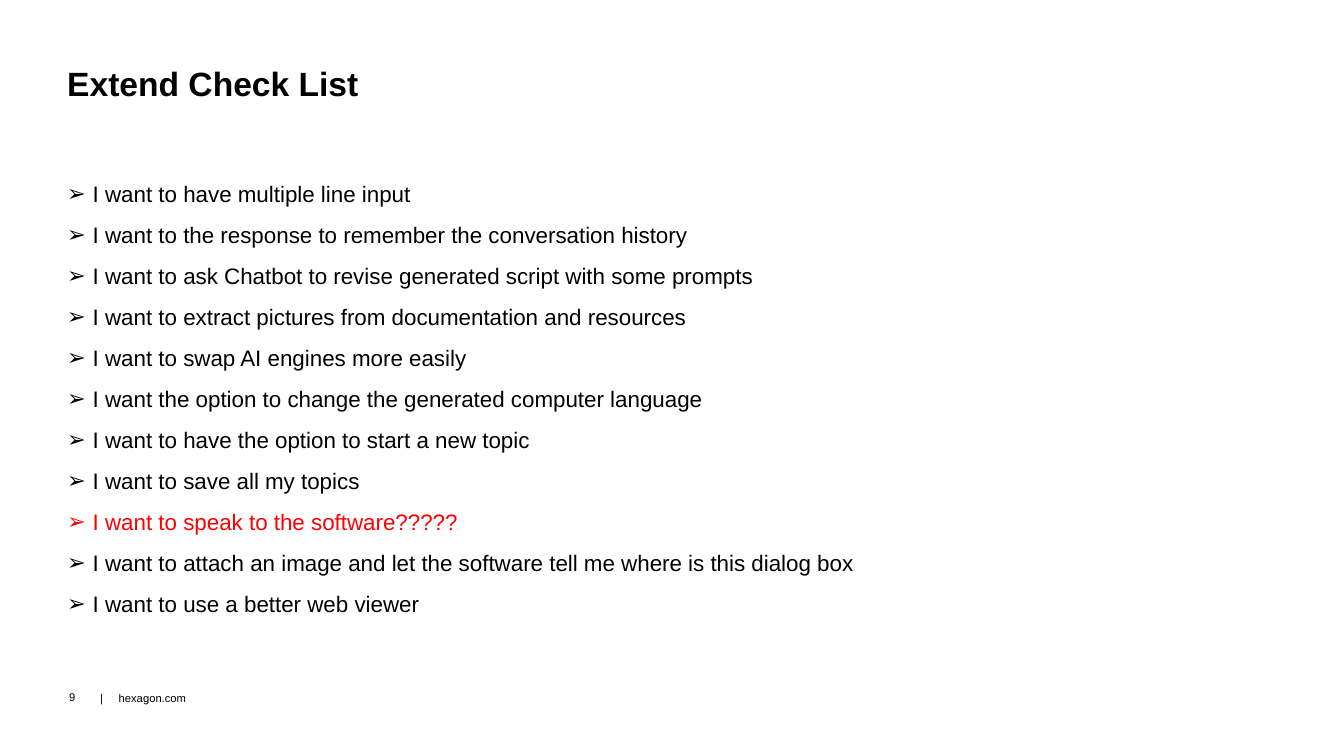
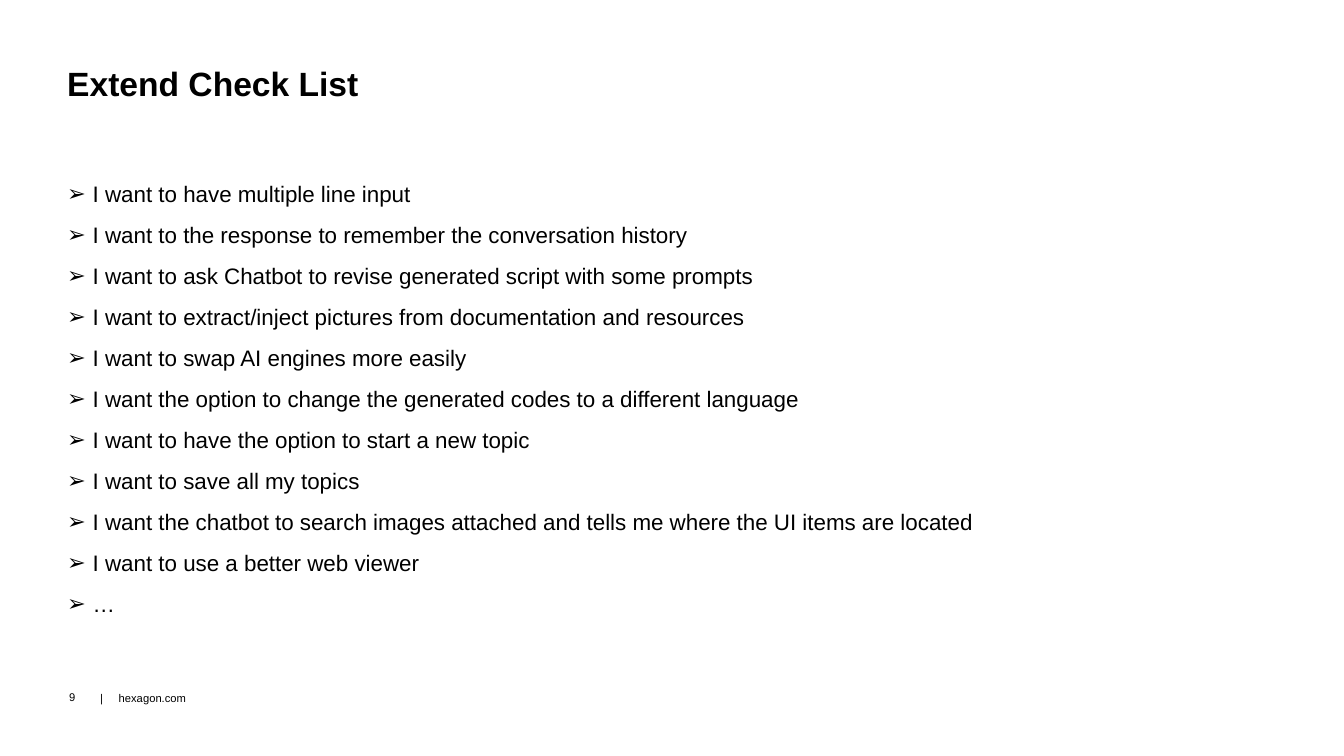
Before and after one commit to dongzgh/protos-vmccopilot, a slide deck: slide 9 of docs/VMC Hackathon 2024 - VMC.Chatbot - Demo.pptx. Drawn at 1344x756 pixels with LibreOffice and Linux fonts; fonts in the diff are those of the drawing; background and template pictures are left out. Boxes give left, top, right and bottom in pixels: in the first picture for what was removed or moved away, otherwise in the second. Text is boxed around its words. In the diff, an @@ line names an element or a change of style, - is before the commit and + after.

```diff
--- a/docs/VMC Hackathon 2024 - VMC.Chatbot - Demo.pptx
+++ b/docs/VMC Hackathon 2024 - VMC.Chatbot - Demo.pptx
@@ text at [93,185,972,572]: paragraph added @@
+➢ …
@@ text at [93,308,744,330]: text changed @@
-➢ I want to extract pictures from documentation and resources
+➢ I want to extract/inject pictures from documentation and resources
@@ text at [93,390,799,412]: text changed @@
-➢ I want the option to change the generated computer language
+➢ I want the option to change the generated codes to a different language
@@ text at [93,513,972,535]: text changed @@
-➢ I want to speak to the software?????
-➢ I want to attach an image and let the software tell me where is this dialog box
+➢ I want the chatbot to search images attached and tells me where the UI items are located
```
Also in this commit, not shown: 1 other slide changed.
